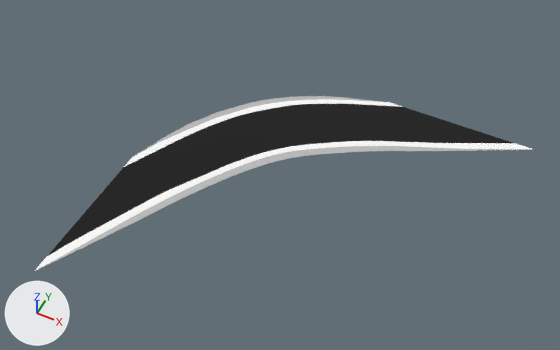
Renders of the FBX model Assets/Project/Graphics/3D/Models/SideRoad.fbx from each side of a commit.
Rendered twice from a camera (50 mm lens) standing at (12.52, -13.85, 19.21) and looking at (5.01, 1.17, 0.43). Every picture has the same lights, and +X, +Y and +Z are marked at lower left. Both versions are drawn at frame 1 of the action 'Take 001'; the numbers are the values there. Vertices at the same position are counted once.

Objects in the first picture: 'SideRoad'.
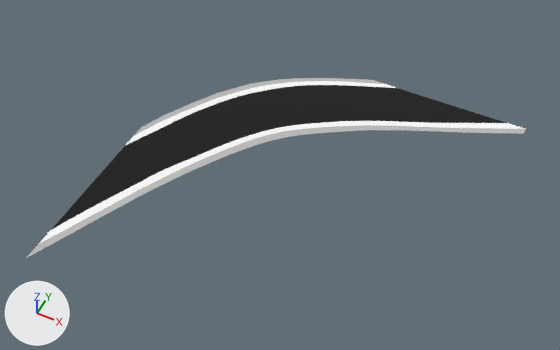
Commit message: Road edit

Pixel boxes [x1, y1, x2, y2] of what changed, in the pictures (560 x 350 px):
'SideRoad', reshaped, moved
    before: [34, 96, 535, 272]
    after: [26, 78, 526, 258]

Patch to the scene script:
```diff
--- a/Assets/Project/Graphics/3D/Models/SideRoad.fbx.py
+++ b/Assets/Project/Graphics/3D/Models/SideRoad.fbx.py
@@ me_mesh @@
 # used by ob_sideroad; location = (0.0, 0.0, 0.0); rotation_euler = (1.571, 0.0, 0.0), in degrees (90, 0, 0); scale = (0.00589, 0.01, 0.00589)
-me_mesh.from_pydata(...)  # 838 vertices, 1660 faces; spans x 0.0..2053.0, y -1.0..2.0, z -1093.0..890.0
+me_mesh.from_pydata(...)  # 839 vertices, 1660 faces; spans x 0.0..2053.0, y -1.0..2.0, z -1093.0..990.0
+# me_mesh part 1
+# 8 vertices are removed from x 86.0..2053.0, y 0.0..2.0, z -1092.0..454.0
+# 186 faces are deleted
+# 7 vertices move from x 0.0..1716.0, y -1.0..1.0, z -998.0..890.0 to x 0.0..1716.0, y -1.0..1.0, z -1005.0..990.0
+# 9 vertices are added at x 0.0..2053.0, y 0.0..2.0, z -1092.0..467.0
+# 186 new faces join them, mat_mtl_sideroad_001 (grey #bcbcbc)
 me_mesh.materials.append(mat_mtl_sideroad)
@@ ob_sideroad @@
 ob_sideroad = bpy.data.objects.new('SideRoad', me_mesh)
-ob_sideroad.location = (0.0, 0.0, 0.0)
+ob_sideroad.location = (-0.52, 0.86, 0.0)
 ob_sideroad.rotation_euler = (1.571, 0.0, 0.0)  # degrees (90, 0, 0)
```
